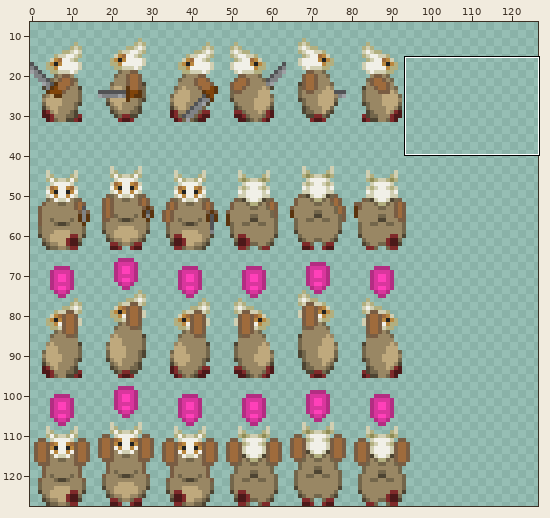
Sprite sheet, stored at dev/Characters.png. Above: a wide view before the commit, with the close-up outlined.
Close-up. Before:
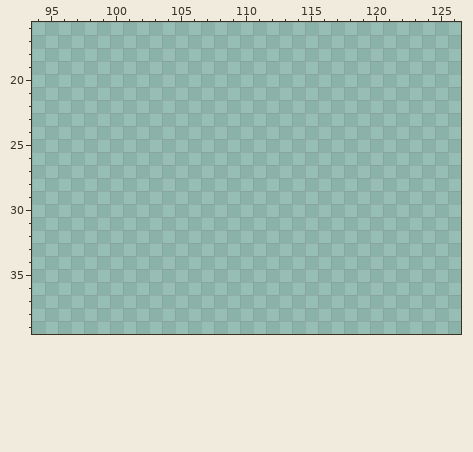
The file is 128x128 pixels. Shown: x 94..126, y 16..39. The wide view leaves out empty margins.
Palette (. is transparent): 
After the commit:
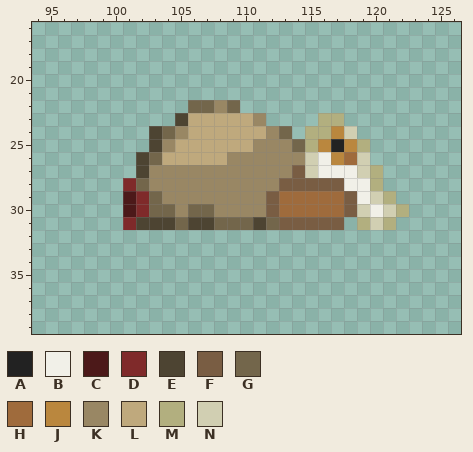
Colours new in this view: A #222222  B #f1f0e8  C #4c1919  D #7f2a2a  E #4d4432  F #795d43  G #73664b  H #9f6b3c  J #ba873e  K #998764  L #bfa97d  M #b2af7f  N #d1cfb2
Edits made:
Changed rows in their new state; - is an unchanged pixel.
first column x 101:
22 -----GGKG-------------
23 ----ELLLLLK----MM-----
24 --EGKLLLLLLKG-MMJN----
25 --EKLLLLLLKKKGMJAJM---
26 -EGLLLLLKKKKKKNBJHN---
27 -EKKKKKKKKKKKFNBBBNM--
28 DGKKKKKKKKKKFFFFFBBM--
29 CDGKKKKKKKKFHHHHHFBNM-
30 CDGGKGGKKKKFHHHHHFNBNM
31 DEEEGEEGGGEGFFFFF-MNM-
Pixel boxes of the changes (left, top, right, bottom) in both close-ups:
added: (123, 100, 409, 230)
